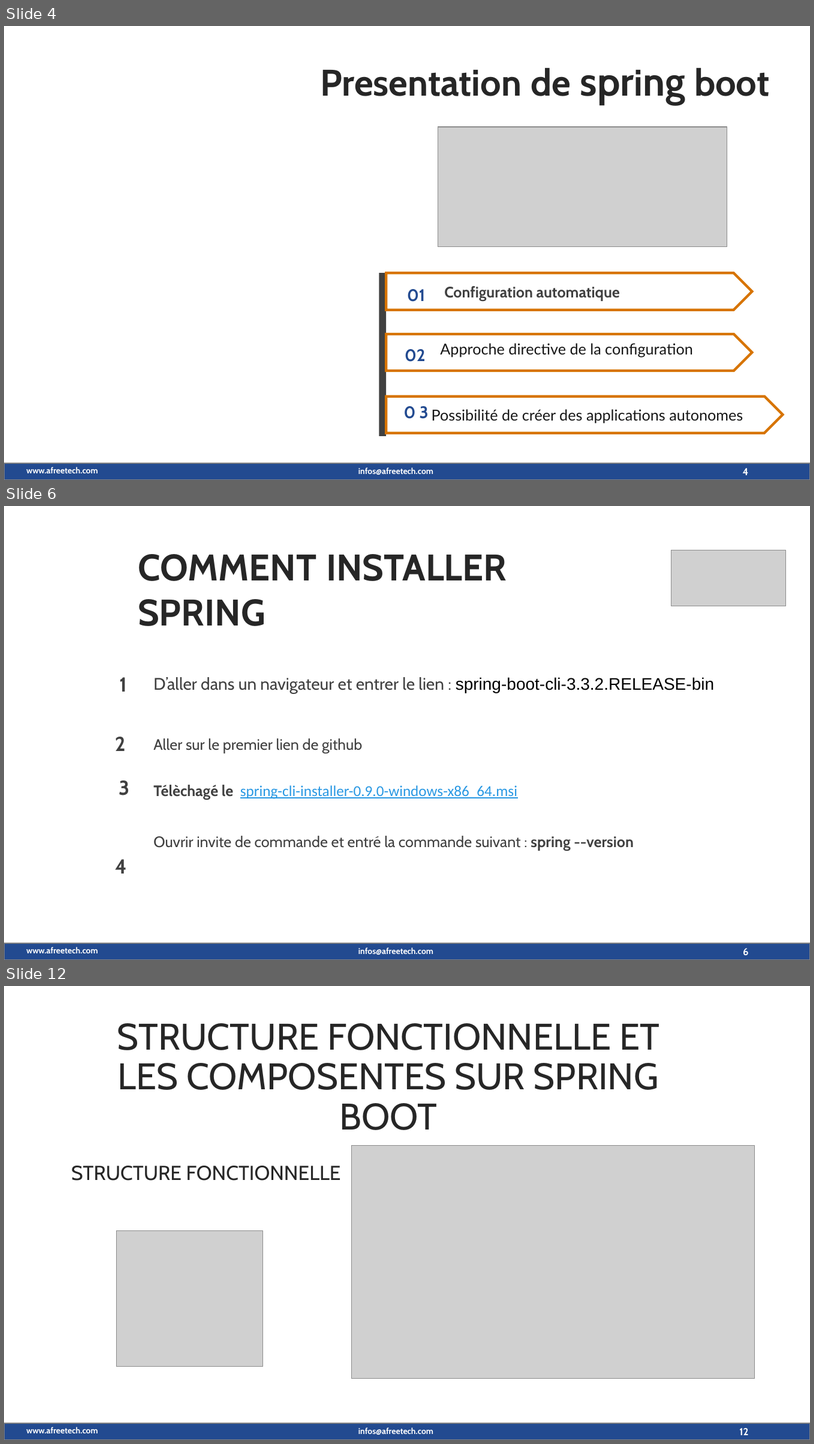
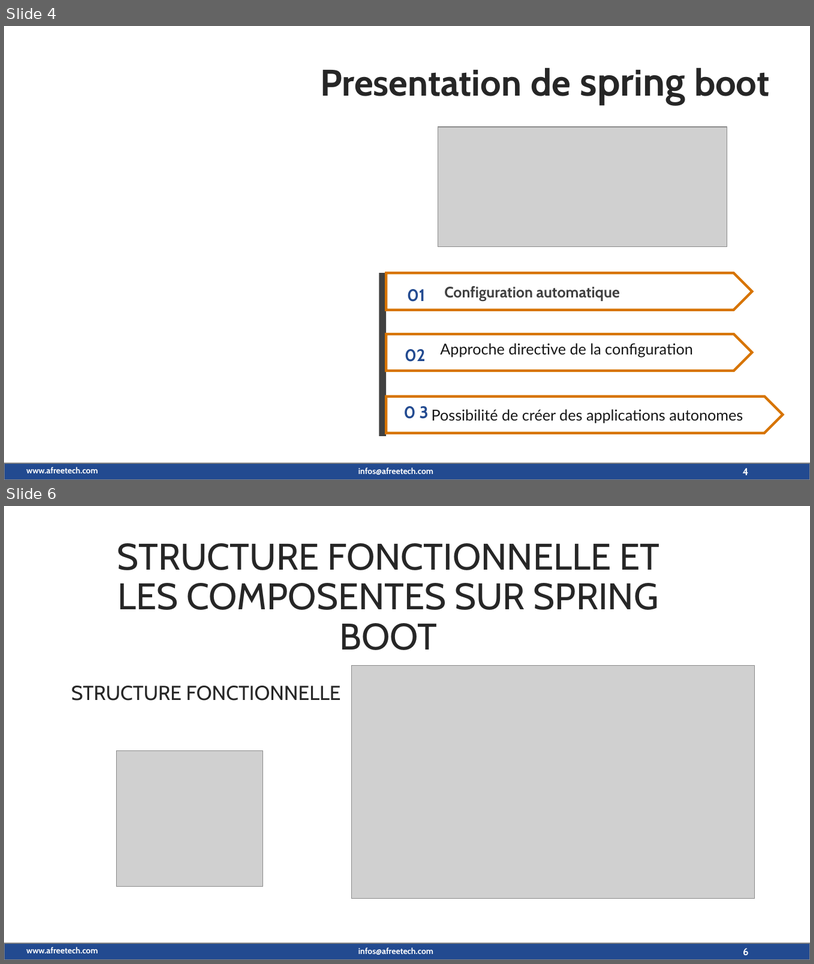
Before and after one commit to maximedorlin/maximedorlin, a slide deck: sprint boot.pptx. Shown one above the other, each under a label of ours: slides 4, 6 and 12 before the commit, slides 4 and 6 after it; the slides between them are not shown. The pictures are 814x1444 and 814x964 pixels, drawn with LibreOffice and Linux fonts; fonts in the diff are those of the drawing; grey boxes stand for pictures; background and template pictures are left out. Boxes give left, top, right and bottom in pixels: in the first picture for what was removed or moved away, otherwise in the second. Text is boxed around its words. In the diff, an @@ line names an element or a change of style, - is before the commit and + after.

```diff
--- a/sprint boot.pptx
+++ b/sprint boot.pptx
@@ slide 6 removed at (4,506,810,960), background picture (left out); not listed: 3 template elements that a slide beside it also shows @@
@@ text removed at (138,554,507,626) @@
-COMMENT INSTALLER SPRING
@@ picture removed at (672,550,787,606) @@
@@ text removed at (119,677,126,691) @@
-1
@@ text removed at (153,677,714,693) @@
-D’aller dans un navigateur et entrer le lien : spring-boot-cli-3.3.2.RELEASE-bin
@@ text removed at (115,736,126,751) @@
-2
@@ text removed at (153,738,362,754) @@
-Aller sur le premier lien de github
@@ text removed at (119,780,129,795) @@
-3
@@ text removed at (153,784,518,799) @@
-Télèchagé le spring-cli-installer-0.9.0-windows-x86_64.msi
@@ text removed at (153,835,634,850) @@
-Ouvrir invite de commande et entré la commande suivant : spring --version
@@ text removed at (115,859,127,873) @@
-4
@@ page number removed at (743,948,749,955) @@
-6
@@ what was slide 12 is now slide 6 @@
@@ page number at (743,948,749,955): text changed @@
-12
+6
```
Also in this commit, not shown: 8 slides changed, 3 slides added, 4 other slides removed.
